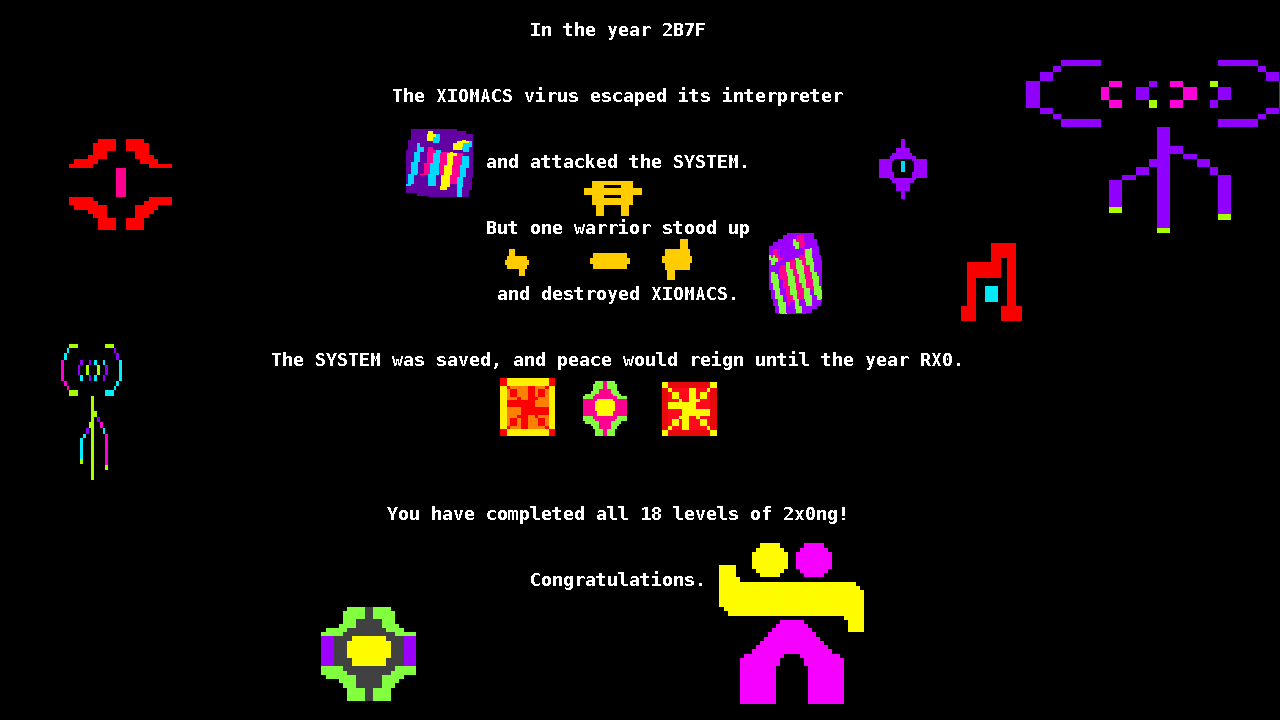
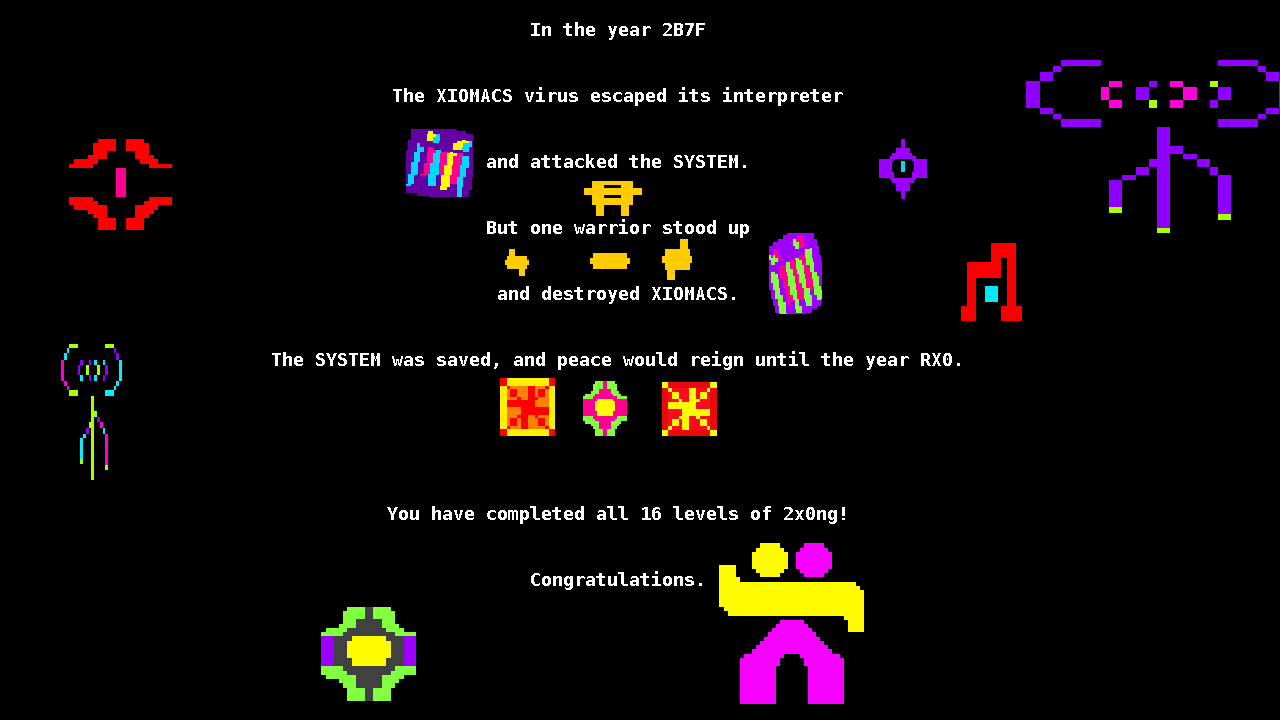
Comparing the layer stacks of the two 1280x720 images. Changes:
painted on "In the year 2B7F ..." over <box>652,507,661,518</box>
